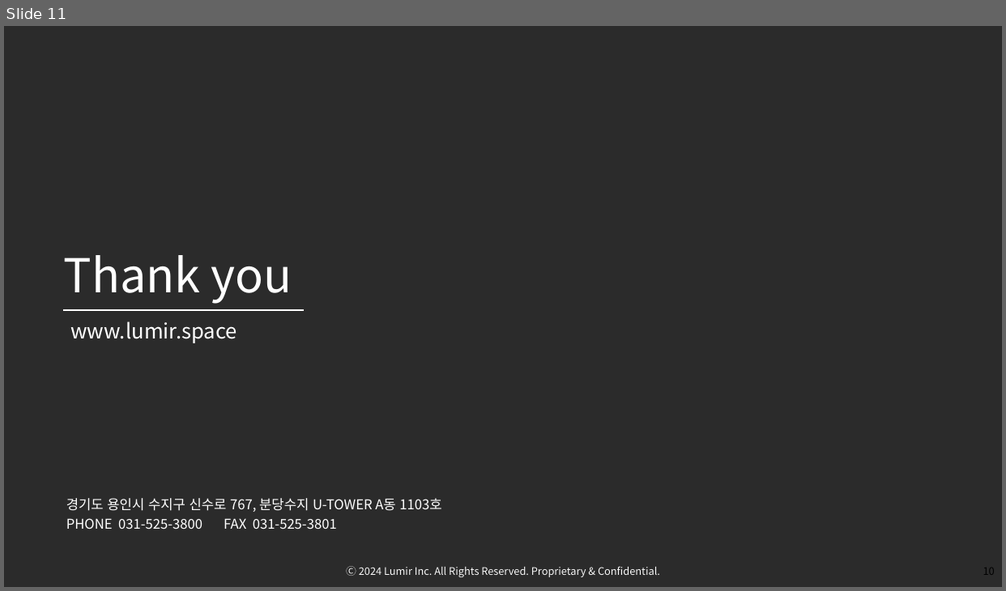
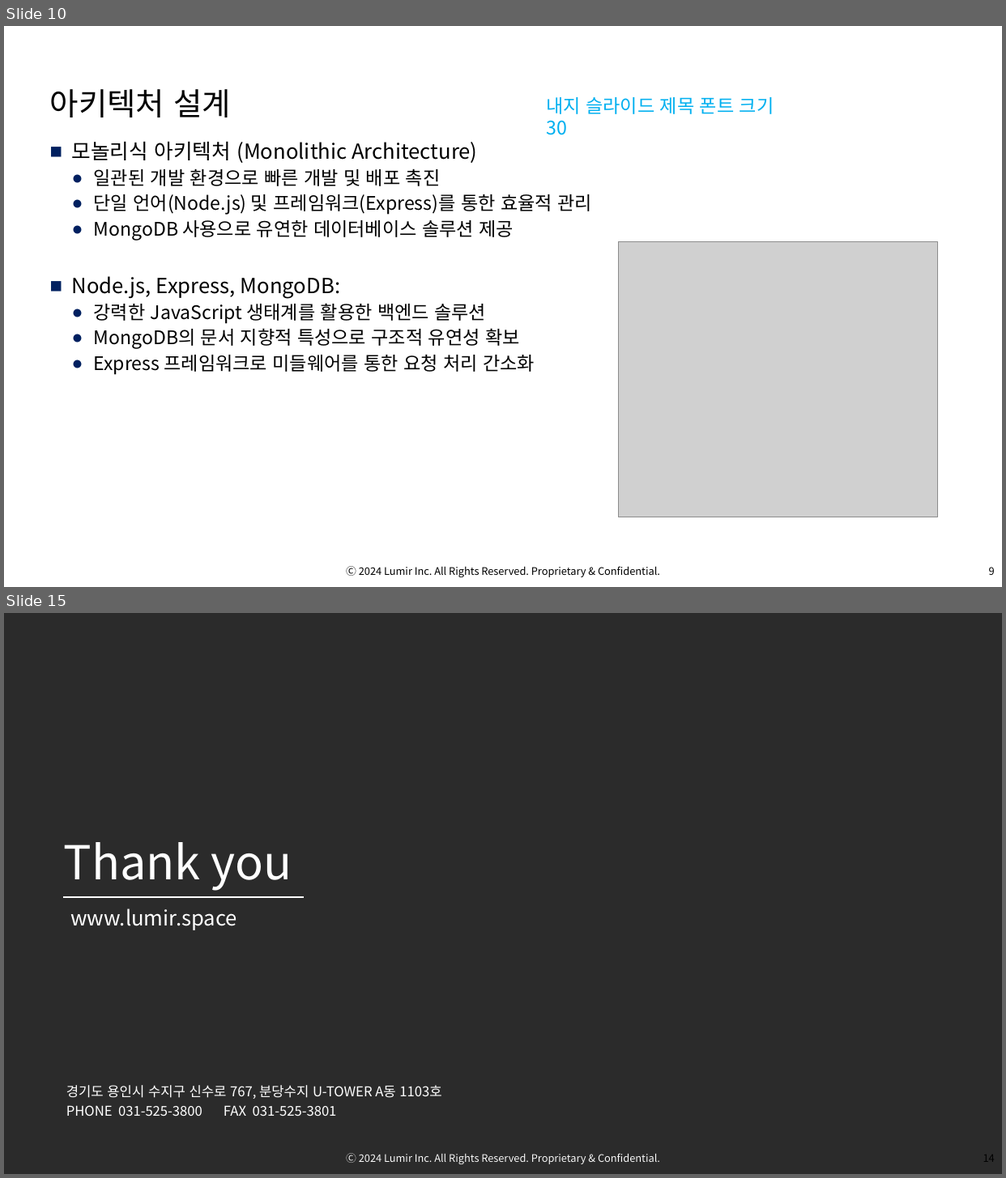
Before and after one commit to OsterRepository/OsterRepository, a slide deck: 기술 7부 김민수 성과 발표.pptx. Shown one above the other, each under a label of ours: slide 11 before the commit, slides 10 and 15 after it; the slides between them are not shown. The pictures are 1006x591 and 1006x1178 pixels, drawn with LibreOffice and Linux fonts; fonts in the diff are those of the drawing; grey boxes stand for pictures; background and template pictures are left out; a plain dark background stands for a picture behind light text. Boxes give left, top, right and bottom in pixels: in the first picture for what was removed or moved away, otherwise in the second. Text is boxed around its words. In the diff, an @@ line names an element or a change of style, - is before the commit and + after.

```diff
--- a/기술 7부 김민수 성과 발표.pptx
+++ b/기술 7부 김민수 성과 발표.pptx
@@ slide 10 added at (4,26,1002,587), background #FFFFFF; not listed: 2 template elements that a slide beside it also shows @@
@@ text added at (288,26,1002,52), 13 pt, text #FFFFFF @@
+03. 설계
@@ text added at (288,52,1002,74), 10 pt, text #FFFFFF @@
+3-1 아키텍처 설계
@@ title added at (50,89,231,118), 30 pt, text #000000 @@
+아키텍처 설계
@@ text added at (546,97,774,114), 18 pt, text #00B0F0 @@
+내지 슬라이드 제목 폰트 크기 30
@@ text added at (72,141,592,374), 18 pt, text #000000 @@
+■ 모놀리식 아키텍처 (Monolithic Architecture)
+  ● 일관된 개발 환경으로 빠른 개발 및 배포 촉진
+  ● 단일 언어(Node.js) 및 프레임워크(Express)를 통한 효율적 관리
+  ● MongoDB 사용으로 유연한 데이터베이스 솔루션 제공
+■ Node.js, Express, MongoDB:
+  ● 강력한 JavaScript 생태계를 활용한 백엔드 솔루션
+  ● MongoDB의 문서 지향적 특성으로 구조적 유연성 확보
+  ● Express 프레임워크로 미들웨어를 통한 요청 처리 간소화
@@ picture added at (619,242,938,518) @@
@@ what was slide 11 is now slide 15 @@
```
Also in this commit, not shown: 5 slides changed, 7 other slides added, 4 slides removed, 1 other file.
